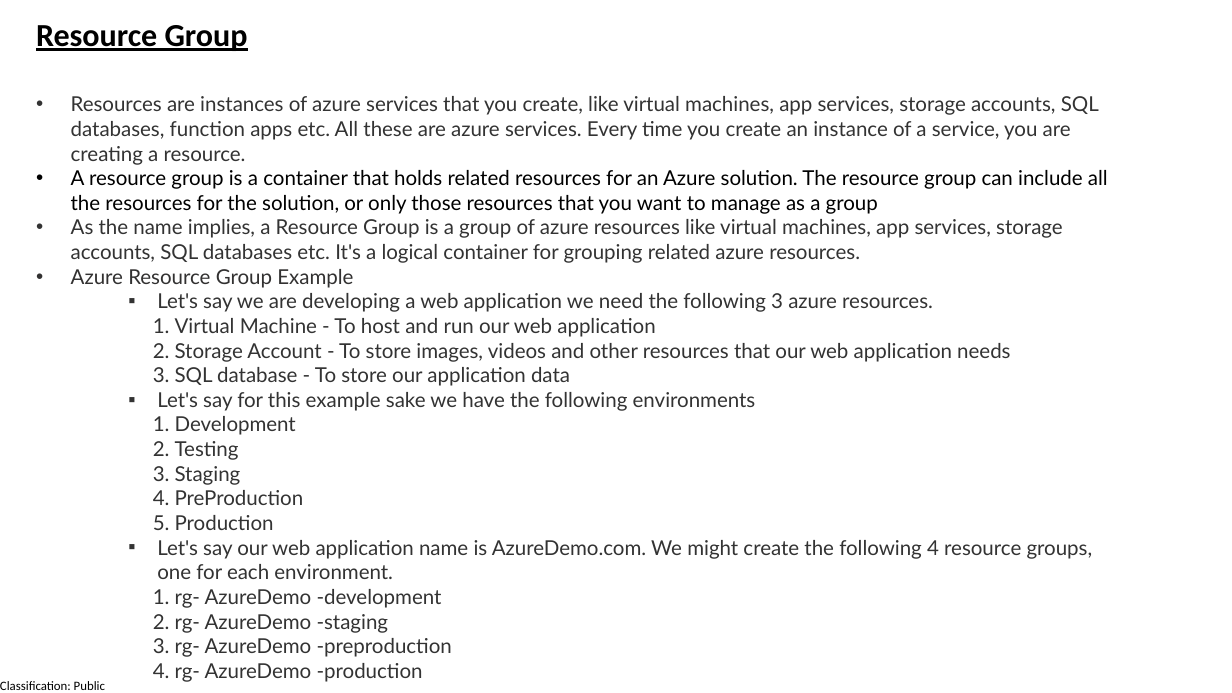
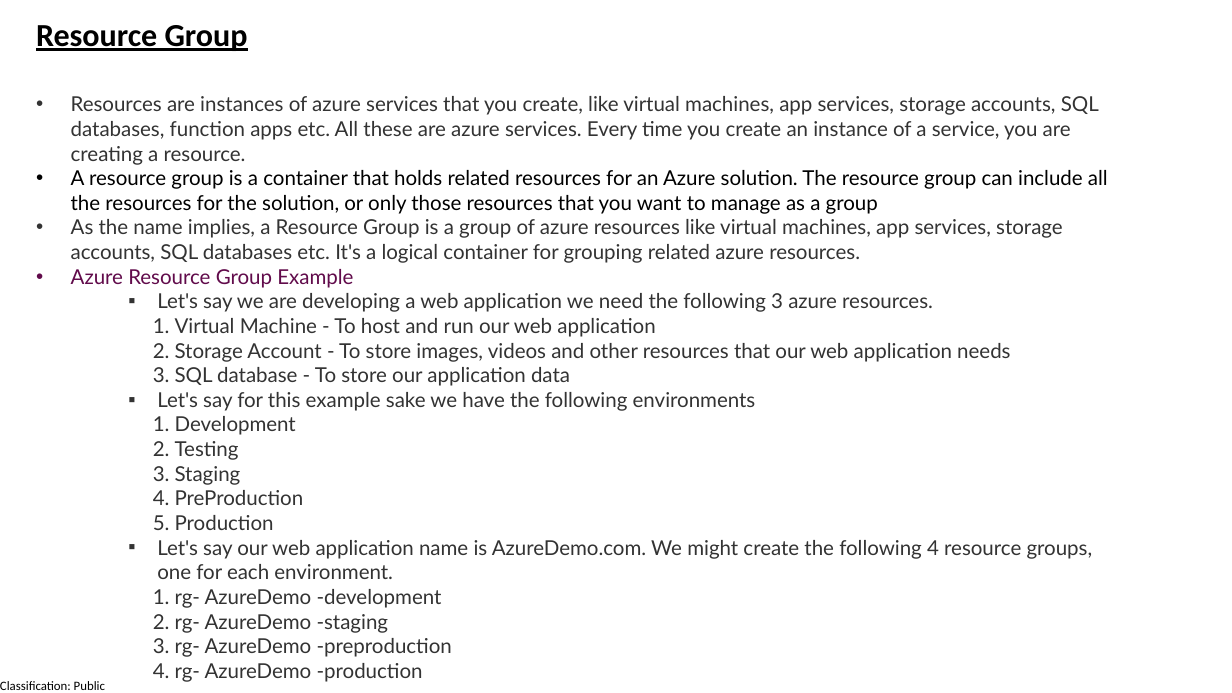
Before and after one commit to manaswiniray/Maersk.Azure.Practice, a slide deck: slide 2 of Microsoft Azure.pptx. Drawn at 1232x693 pixels with LibreOffice and Linux fonts; fonts in the diff are those of the drawing. Boxes give left, top, right and bottom in pixels: in the first picture for what was removed or moved away, otherwise in the second. Text is boxed around its words. In the diff, an @@ line names an element or a change of style, - is before the commit and + after.

Commit message:
Committed for Azure Fundamentals

```diff
--- a/Microsoft Azure.pptx
+++ b/Microsoft Azure.pptx
@@ text at bbox=[71, 269, 353, 288]: text colour #323131 to #610B4B in "Azure Resource Group Example" @@
```
Also in this commit, not shown: 5 other slides changed, 3 slides added.
